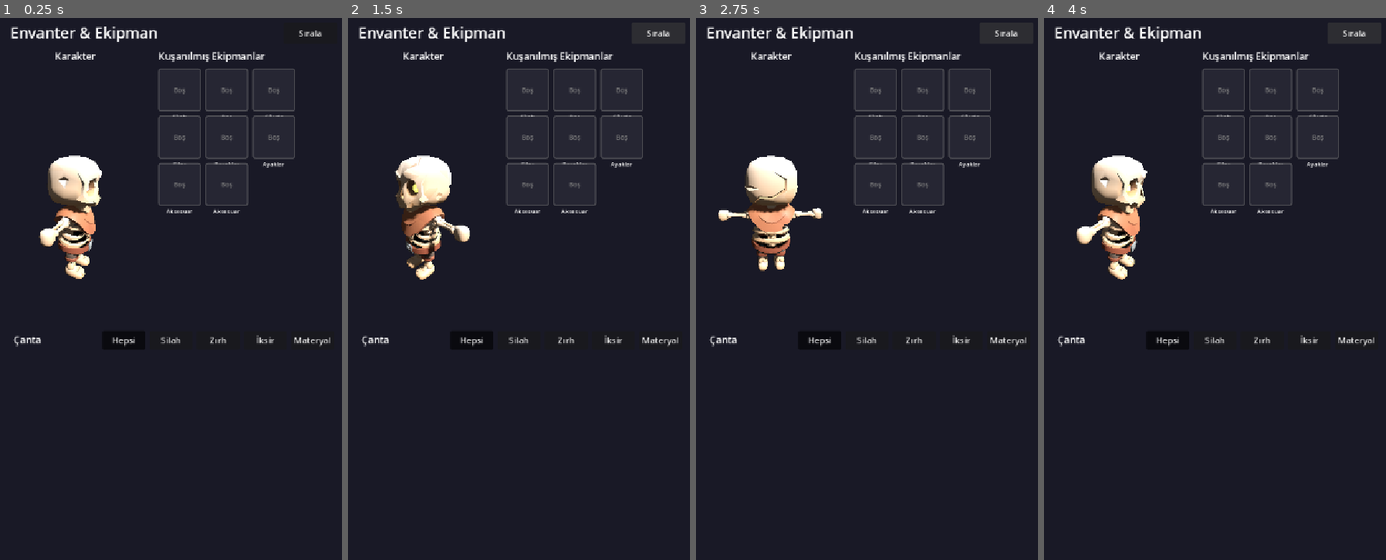
Above: before the commit, frames 1-4 (left to right).
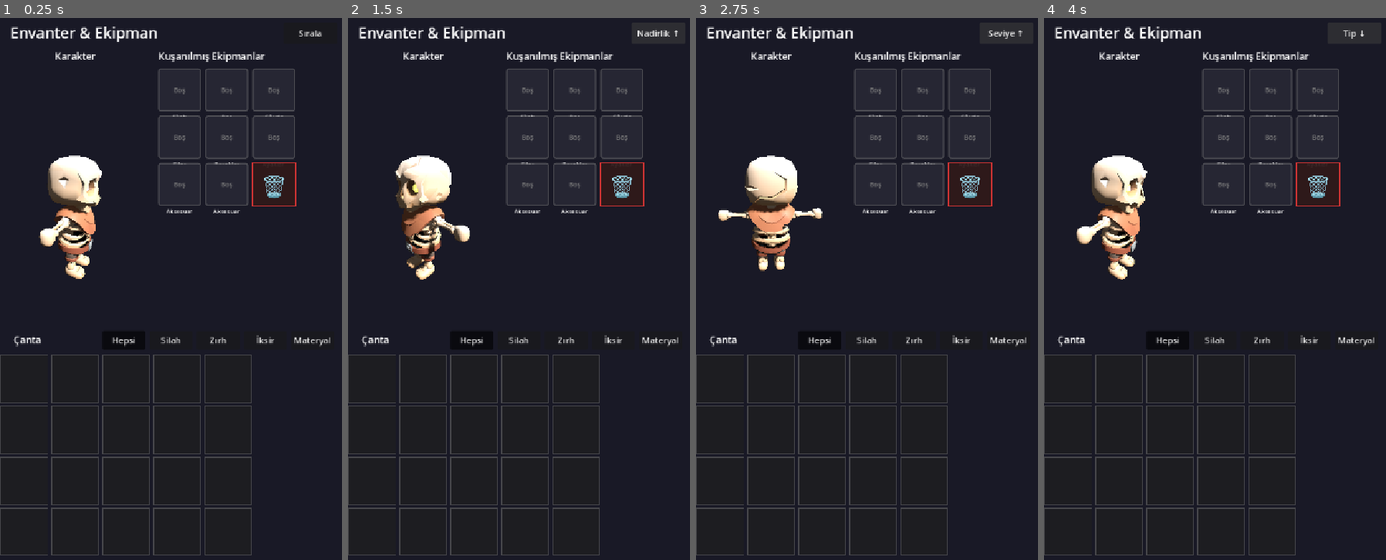
Above: after the commit, the same moments.

Repository: selcukksezer/gkk
Game: Godot game, scene res://scenes/ui/screens/InventoryScreen.tscn
Same seed, same stepped clock (60 frames per second), same inputs: the game is played once before the commit and once after it. This scene is started directly instead of the project's main scene. Sound files missing from this copy of the repository are replaced by a short silence.
Inputs:
- Up to frame 1 (0.25 s): no input
- Up to frame 2 (1.5 s): click "Sırala" at 0.5 s; click "Sırala" (after the commit: "Tip ↑") at 1.25 s
- Up to frame 3 (2.75 s): click "Sırala" (after the commit: "Nadirlik ↑") at 2 s
- Up to frame 4 (4 s): click "Sırala" (after the commit: "Seviye ↑") at 2.75 s; click "Sırala" (after the commit: "İsim ↓") at 3.5 s

The runs differ from the first frame. In frame 1, 2.2% of the frame differs, in the area x 0-87%, y 26-100%; in frame 2, 2.3%, in the area x 0-97%, y 2-100%; in frame 3, 2.3%; in frame 4, 2.3%.
Error before the commit: Parse Error: Identifier "sort_button" not declared in the current scope. (res://scenes/ui/screens/InventoryScreen.gd:90)

Commit message:
çalışan envanter sistemi

Diff:
--- a/scenes/ui/screens/InventoryScreen.gd
+++ b/scenes/ui/screens/InventoryScreen.gd
@@ -16,7 +16,7 @@
 @onready var inventory_grid: GridContainer = %InventoryGrid
 @onready var equipment_grid: GridContainer = %EquipmentGrid
 @onready var filter_bar: HBoxContainer = %FilterBar
-
+@onready var sort_button: Button = %SortButton
 
 # Details Panel
 @onready var item_details_panel: PanelContainer = %ItemDetailsPanel
@@ -31,7 +31,8 @@
 var inventory_manager: InventoryManager
 var selected_item: ItemData = null
 var current_filter: String = "All"
-
+var current_sort: String = "name"
+var sort_ascending: bool = true
 var trash_slot: Control = null
 var current_drag_source: Control = null  # Track where drag started from
 
